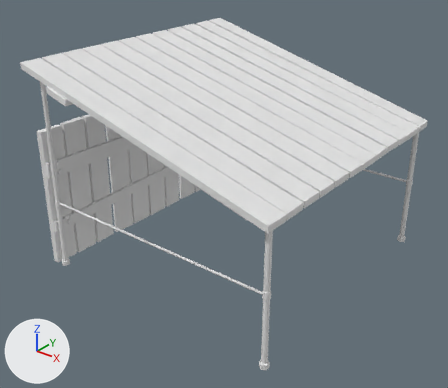
An edit to the OBJ model Assets/KoboldKare/Models/DumpsterRoof.obj, drawn before and after from the same camera.
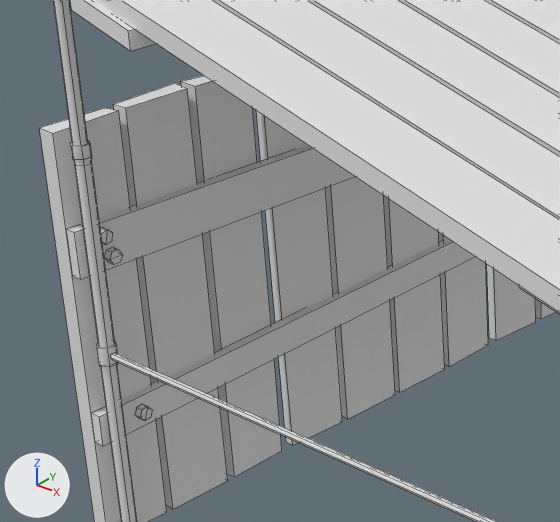
Each version is shown whole from a 50 mm lens placed at (12.72, -16.66, 12.6), pointed at (-0.01, -0.75, 2.74), then close up on the part from 5% to 45% of the width and 23% to 66% of the height. Arrows for +X, +Y and +Z are at lower left; the lights stay in place. The close-ups show mesh edges as thin lines. Where no turn or scale is listed for an object, it has been applied to the vertices.

In view in the first close-up: 'PipeStructure_Cylinder.002', 'Wood_Cube.003'.
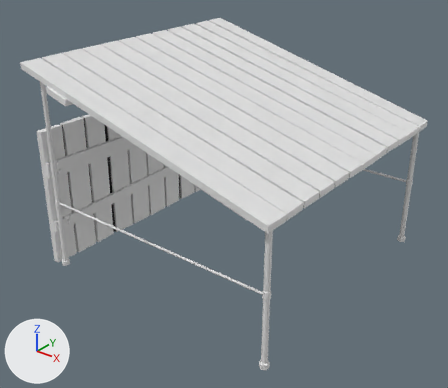
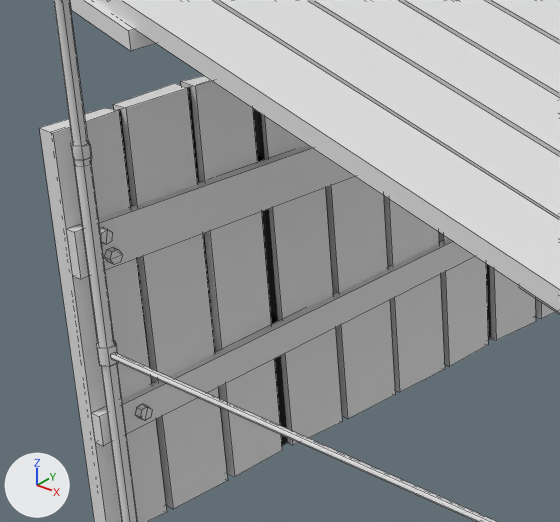
Boxes [x1, y1, x2, y2] around the edits, measured in the close-ups (560 x 522 px):
'Void_Plane.001', added (black)
    after: [119, 87, 492, 485]

Patch to the scene script:
```diff
--- a/Assets/KoboldKare/Models/DumpsterRoof.obj.py
+++ b/Assets/KoboldKare/Models/DumpsterRoof.obj.py
@@ mat_void @@
+mat_void = principled_material('Void')
+mat_void.base_color = (0.0, 0.0, 0.0)  # black #000000
+mat_void.roughness = 0.0513
@@ me_void_plane_001 @@
+me_void_plane_001.from_pydata([(-4.78, -4.88, 5.21), (-4.84, -4.88, 0.0), (-4.78, 4.85, 5.21), (-4.84, 4.85, 0.0), (-4.93, -5.13, 7.52), (4.93, -5.13, 4.88), (-4.93, 5.1, 7.52), (4.93, 5.1, 4.88)], [], [(0, 1, 3, 2), (4, 5, 7, 6)])
+me_void_plane_001.materials.append(mat_void)  # black #000000
@@ ob_void_plane_001 @@
+ob_void_plane_001 = bpy.data.objects.new('Void_Plane.001', me_void_plane_001)
+ob_void_plane_001.location = (0.0, 0.0, 0.0)
```
